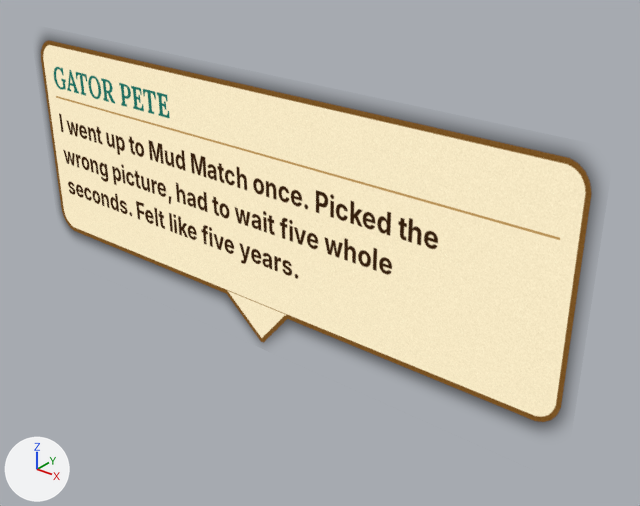
Before and after pictures for a commit that changed the glTF model sb_gator_t1.glb.
The view is the same before and after, from a 50 mm camera at (1.85, -1.98, 1.19) aimed at (0.19, 0.09, -0.1). The lights are fixed; the arrows at lower left show +X, +Y and +Z. The older version comes first. Vertices at exactly the same position are counted once.

Before the edit, the objects in view are built like this:
```python
me_spire = bpy.data.meshes.new('spire')
me_spire.from_pydata(...)  # 4 vertices, 2 faces; spans x -1.15..1.15, y 0.0, z -0.5..0.5
me_spire.materials.append(mat_txt)
ob_spire = bpy.data.objects.new('spire', me_spire)
ob_spire.location = (0.0, 0.0, 0.0)
```
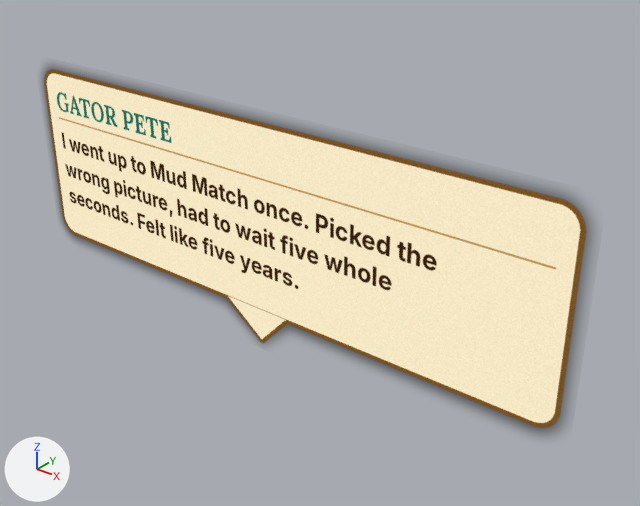
The newer file is also rescaled (x1.13), turned or shifted as a whole; pictures and numbers use the older file's frame.

Changed parts and their boxes (x1, y1, x2, y2) in the pictures (640 x 506 px):
'spire', reshaped (6% shorter): before (40, 38, 594, 427); after (43, 68, 589, 432)

Patch to the scene script:
```diff
--- a/sb_gator_t1.glb.py
+++ b/sb_gator_t1.glb.py
@@ me_spire @@
 # used by ob_spire; location = (0.0, 0.0, 0.0)
-me_spire.from_pydata(...)  # 4 vertices, 2 faces; spans x -1.15..1.15, y 0.0, z -0.5..0.5
-me_spire.vertices[2].co = (1.15, 0.0, 0.5)
-me_spire.vertices[3].co = (-1.15, 0.0, 0.5)
+me_spire.from_pydata(...)  # 4 vertices, 2 faces; spans x -1.15..1.15, y 0.0, z -0.5..0.39
+# me_spire part 1
+me_spire.vertices[2].co = (1.15, 0.0, 0.39)
+me_spire.vertices[3].co = (-1.15, 0.0, 0.39)
 me_spire.materials.append(mat_txt)
```
